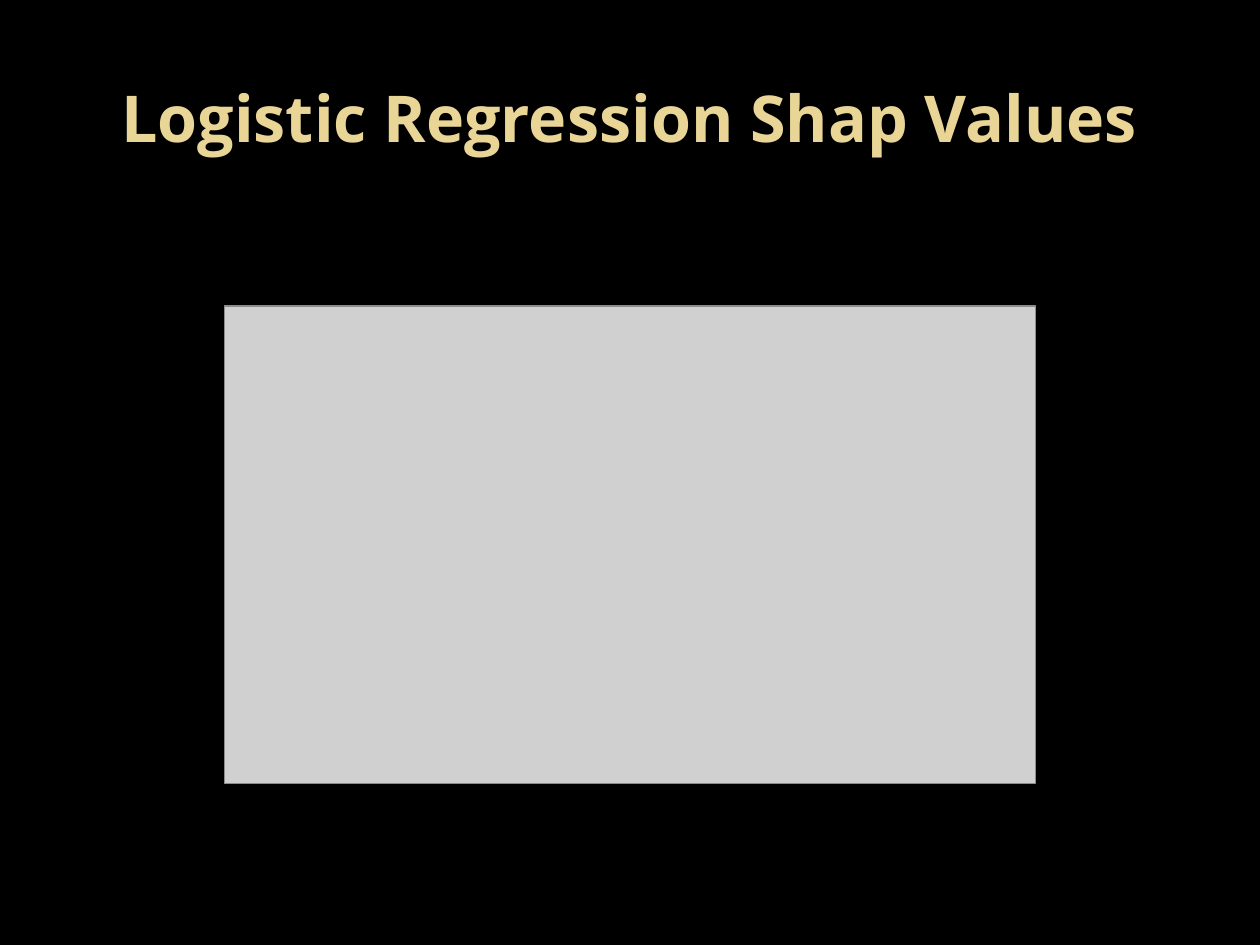
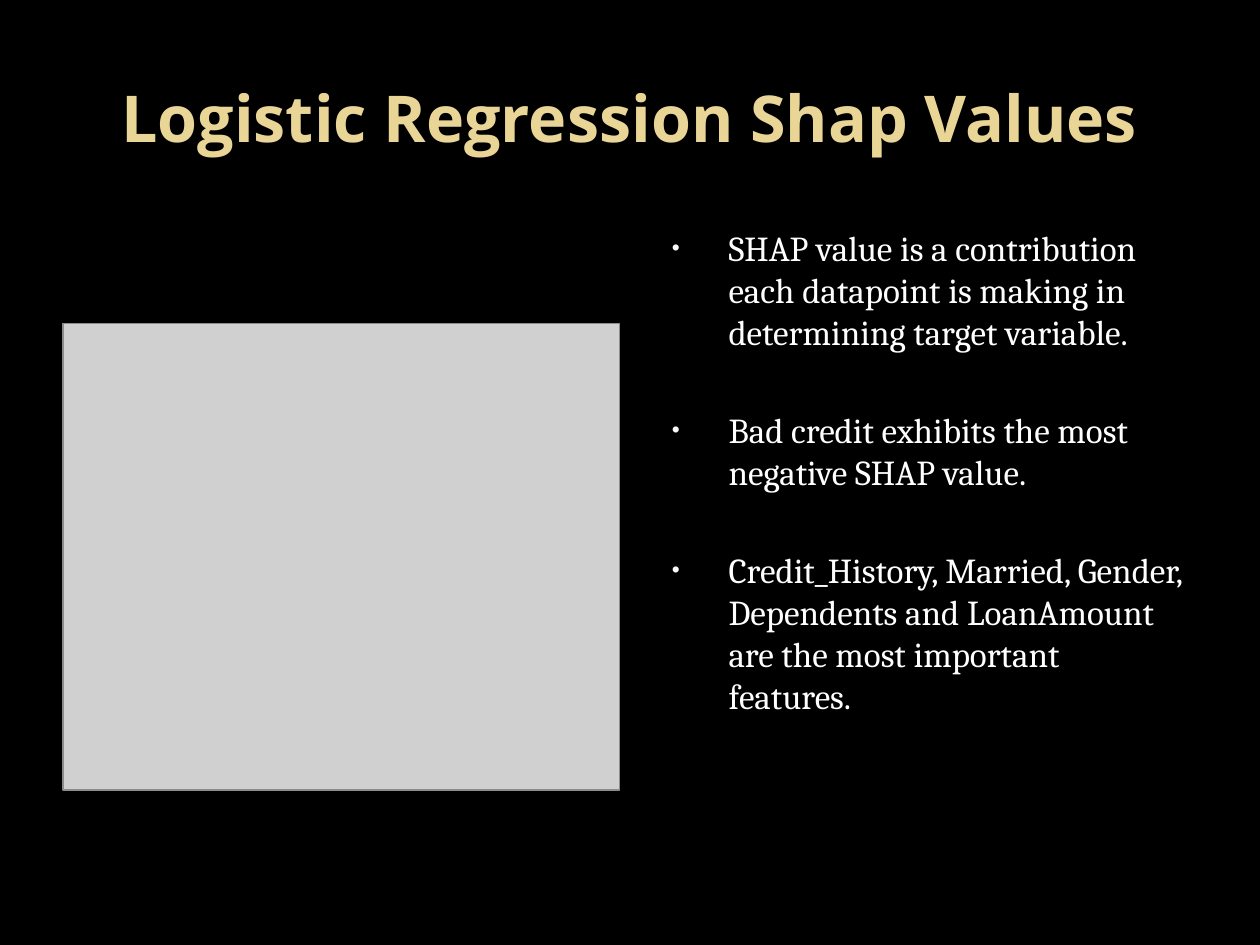
Before and after one commit to mwallace123/Bank-Loan-Bot, a slide deck: slide 35 of Bank Loan Bot Presentation.pptx. Drawn at 1260x945 pixels with LibreOffice and Linux fonts; fonts in the diff are those of the drawing; grey boxes stand for pictures; background and template pictures are left out. Boxes give left, top, right and bottom in pixels: in the first picture for what was removed or moved away, otherwise in the second. Text is boxed around its words. In the diff, an @@ line names an element or a change of style, - is before the commit and + after.

```diff
--- a/Bank Loan Bot Presentation.pptx
+++ b/Bank Loan Bot Presentation.pptx
@@ text added at (729,236,1183,710), 20 pt, text #FFFFFF @@
+• SHAP value is a contribution each datapoint is making in determining target variable.
+• Bad credit exhibits the most negative SHAP value.
+• Credit_History, Married, Gender, Dependents and LoanAmount are the most important features.
@@ picture: place and size @@
-picture at (224,306,1036,784)
+picture at (63,324,620,790)
```
Also in this commit, not shown: 1 other slide changed, 1 slide added.
